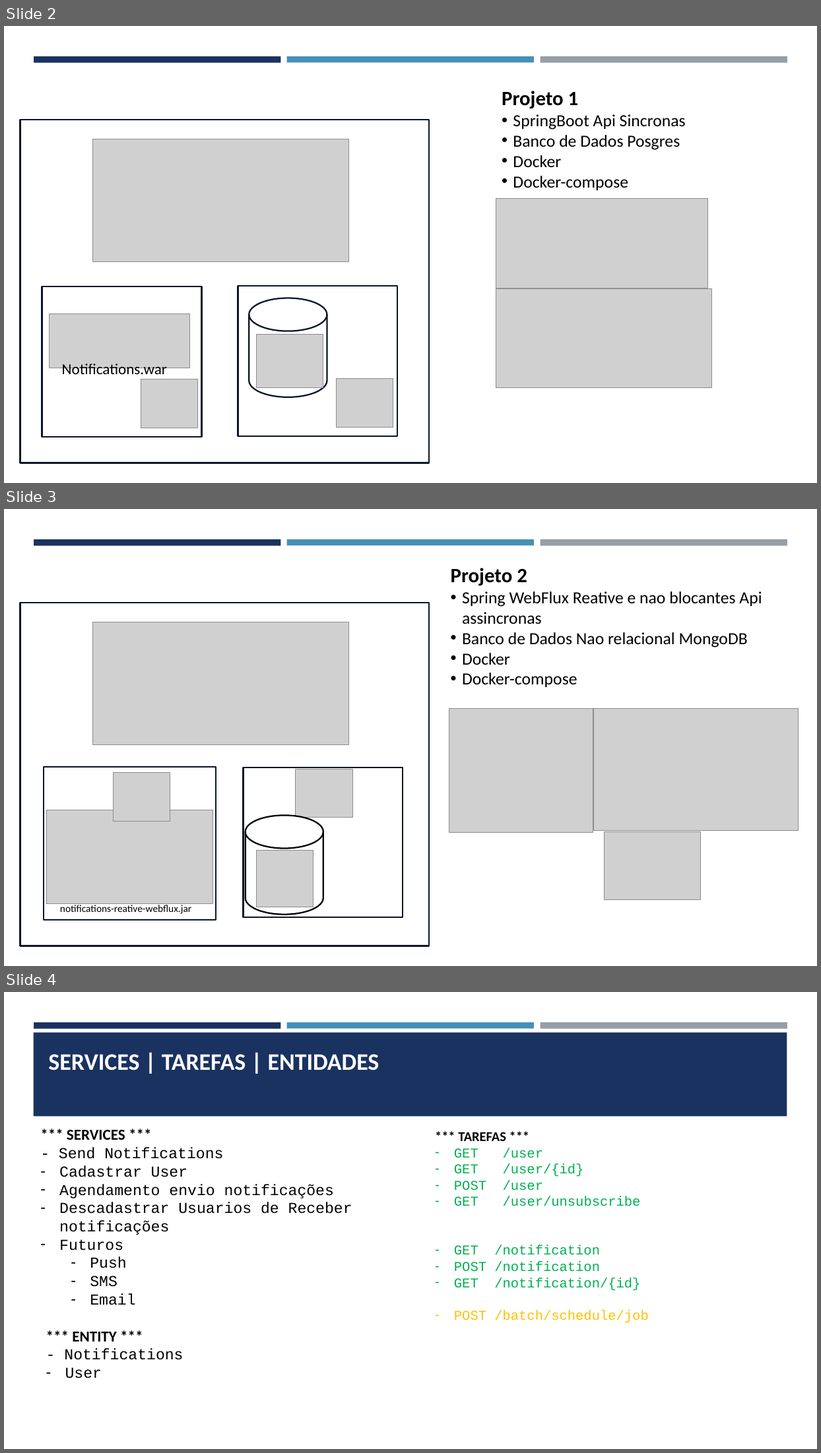
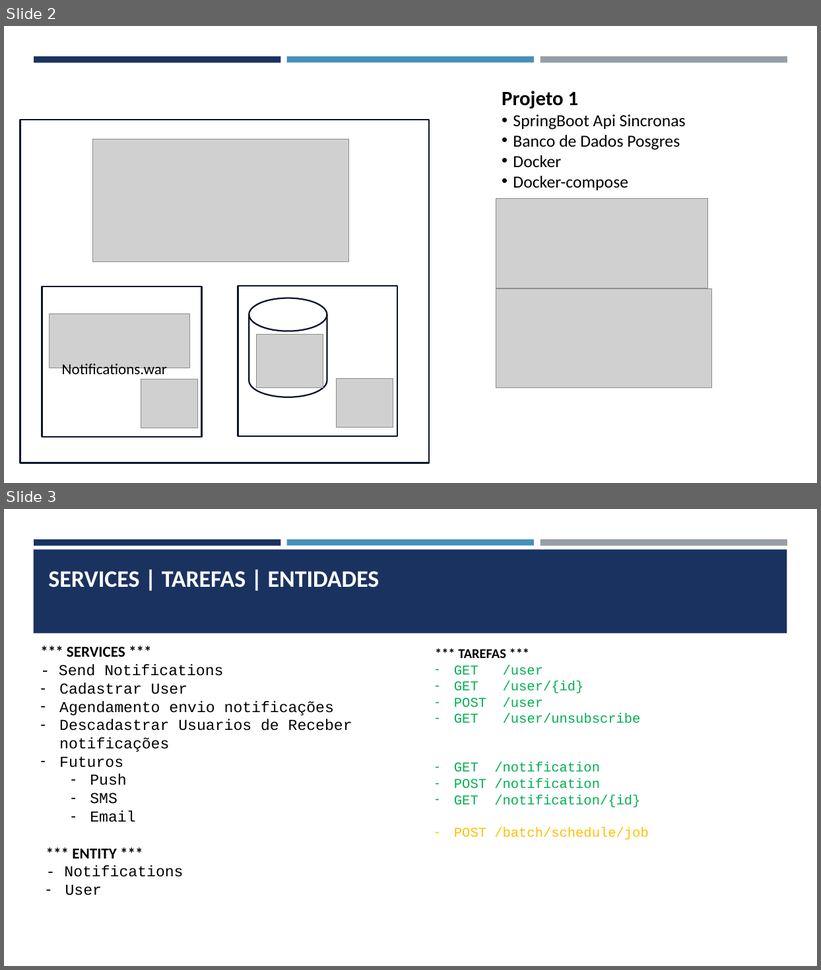
Before and after one commit to fahpsouza/notifications, a slide deck: docs/Notifications App.pptx. Shown one above the other, each under a label of ours: slides 2, 3 and 4 before the commit, slides 2 and 3 after it. The pictures are 821x1453 and 821x970 pixels, drawn with LibreOffice and Linux fonts; fonts in the diff are those of the drawing; grey boxes stand for pictures. Boxes give left, top, right and bottom in pixels: in the first picture for what was removed or moved away, otherwise in the second. Text is boxed around its words. In the diff, an @@ line names an element or a change of style, - is before the commit and + after.

```diff
--- a/docs/Notifications App.pptx
+++ b/docs/Notifications App.pptx
@@ slide 3 removed at box(4, 509, 817, 966), background #FFFFFF; not listed: 3 template elements that a slide beside it also shows @@
@@ text removed at box(451, 568, 762, 687) @@
-Projeto 2
-• Spring WebFlux Reative e nao blocantes Api assincronas
-• Banco de Dados Nao relacional MongoDB
-• Docker
-• Docker-compose
@@ rectangle removed at box(20, 603, 428, 947) @@
@@ picture removed at box(92, 623, 349, 745) @@
@@ picture removed at box(450, 708, 593, 833) @@
@@ picture removed at box(594, 708, 798, 831) @@
@@ group removed at box(44, 767, 216, 920): 2 pictures, 1 rectangle, 1 text @@
-notifications-reative-webflux.jar
@@ picture removed at box(605, 832, 700, 900) @@
@@ group removed at box(243, 768, 403, 918): 2 pictures, 1 rectangle, 1 cylinder @@
@@ what was slide 4 is now slide 3 @@
```
Also in this commit, not shown: 1 other file.
